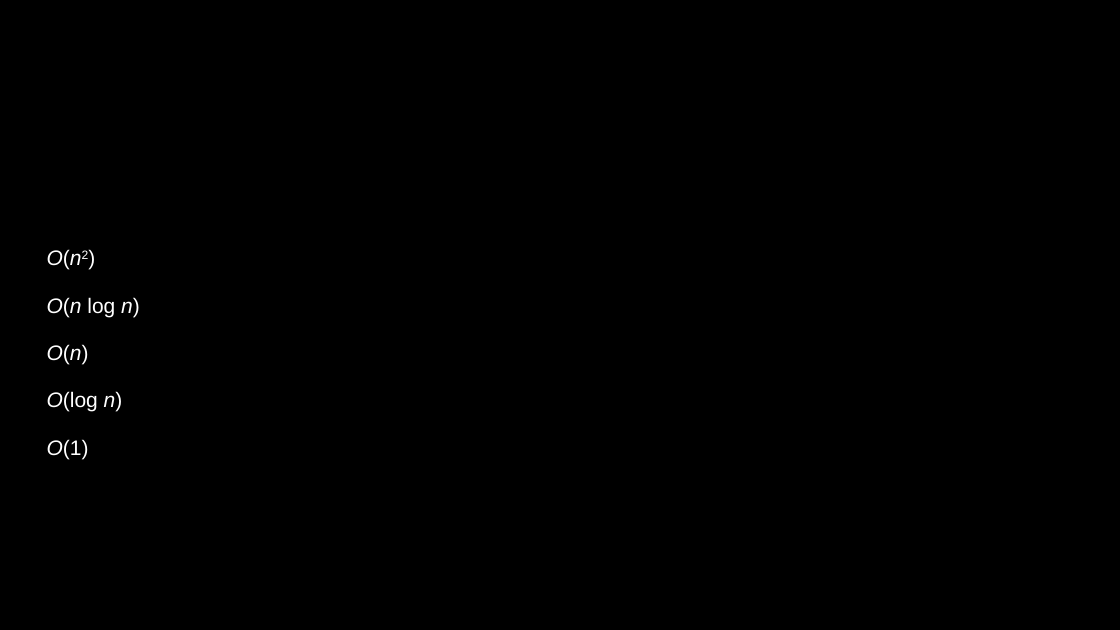
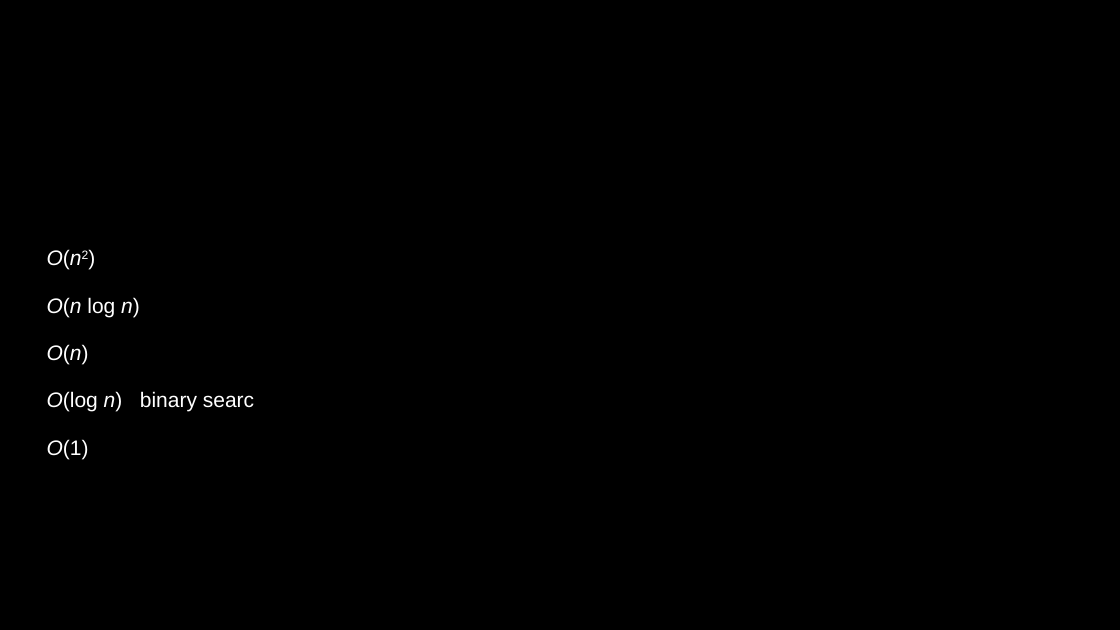
Before and after one commit to Akashdip1/tutoring, a slide deck: slide 9 of Slides/Class 13.pptx. Drawn at 1120x630 pixels with LibreOffice and Linux fonts; fonts in the diff are those of the drawing. Boxes give left, top, right and bottom in pixels: in the first picture for what was removed or moved away, otherwise in the second. Text is boxed around its words. In the diff, an @@ line names an element or a change of style, - is before the commit and + after.

```diff
--- a/Slides/Class 13.pptx
+++ b/Slides/Class 13.pptx
@@ text at box(47, 391, 254, 412): text changed @@
-O(log n)
+O(log n) binary searc
```
Also in this commit, not shown: 2 other slides changed, 6 other files.
